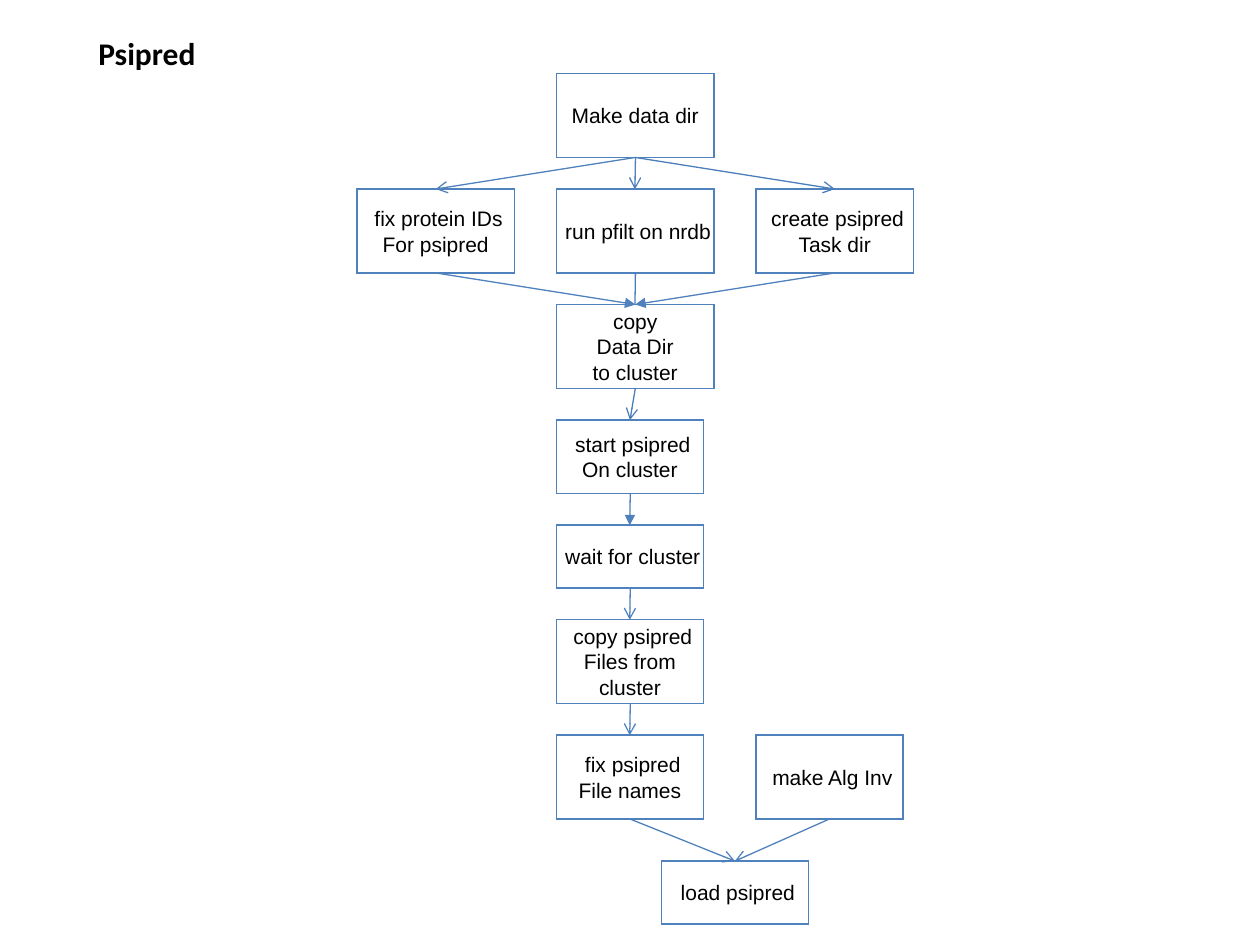
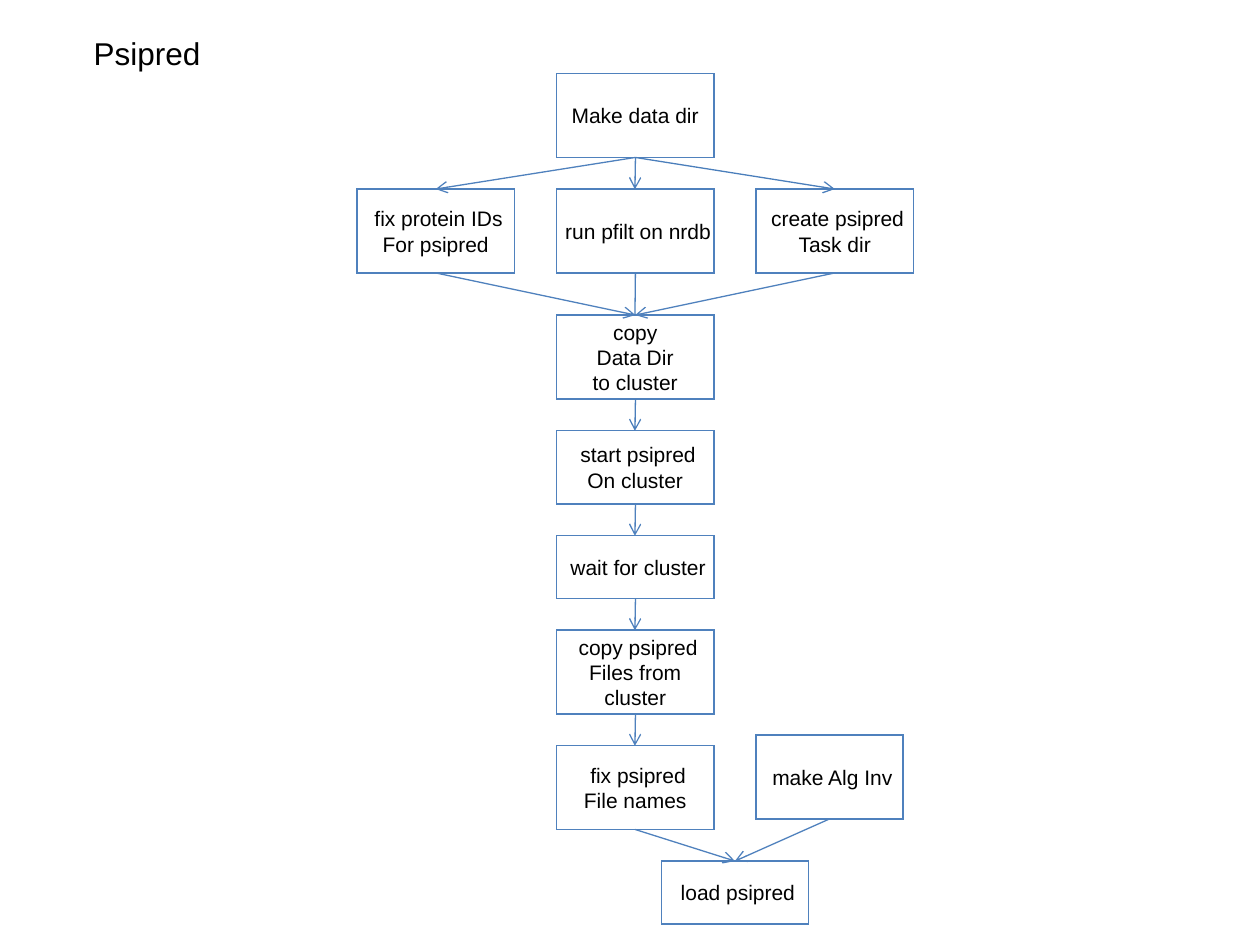
Before and after one commit to VEuPathDB/ApiCommonData, a slide deck: slide 7 of Load/doc/workflow/AnalysisWorkflow.ppt. Drawn at 1260x945 pixels with LibreOffice and Linux fonts; fonts in the diff are those of the drawing. Boxes give left, top, right and bottom in pixels: in the first picture for what was removed or moved away, otherwise in the second. Text is boxed around its words. In the diff, an @@ line names an element or a change of style, - is before the commit and + after.

```diff
--- a/Load/doc/workflow/AnalysisWorkflow.ppt
+++ b/Load/doc/workflow/AnalysisWorkflow.ppt
@@ title "Psipred" at <box>94,42,201,71</box>: font Calibri to Arial, bold off @@
@@ arrow moved from (436, 273) - (635, 305) to (436, 273) - (635, 315) @@
@@ arrow (436, 273) - (635, 315): arrowheads changed @@
@@ arrow moved from (835, 273) - (635, 305) to (835, 273) - (635, 315) @@
@@ arrow (835, 273) - (635, 315): arrowheads changed @@
@@ line moved from (635, 273) - (635, 305) to (635, 273) - (635, 315) @@
@@ rectangle "copy": place and size @@
-rectangle "copy" at <box>557,305,714,389</box>
+rectangle "copy" at <box>557,315,714,399</box>
@@ arrow moved from (635, 388) - (630, 420) to (635, 399) - (635, 431) @@
@@ rectangle "start psipred": place and size @@
-rectangle "start psipred" at <box>557,420,704,493</box>
+rectangle "start psipred" at <box>557,431,714,504</box>
@@ arrow (635, 504) - (635, 536): arrowheads changed @@
@@ rectangle "wait for cluster": place and size @@
-rectangle "wait for cluster" at <box>557,525,704,588</box>
+rectangle "wait for cluster" at <box>557,536,714,598</box>
@@ rectangle "copy psipred": place and size @@
-rectangle "copy psipred" at <box>557,620,704,704</box>
+rectangle "copy psipred" at <box>557,630,714,714</box>
@@ 3 arrows: place and size @@
-3 arrows at <box>630,494,630,736</box>
+3 arrows at <box>635,504,635,746</box>
@@ rectangle "fix psipred": place and size @@
-rectangle "fix psipred" at <box>557,735,704,819</box>
+rectangle "fix psipred" at <box>557,746,714,830</box>
@@ arrow moved from (630, 819) - (735, 861) to (635, 829) - (735, 861) @@
```
Also in this commit, not shown: 11 other slides changed, 3 slides added, 3 slides removed.
